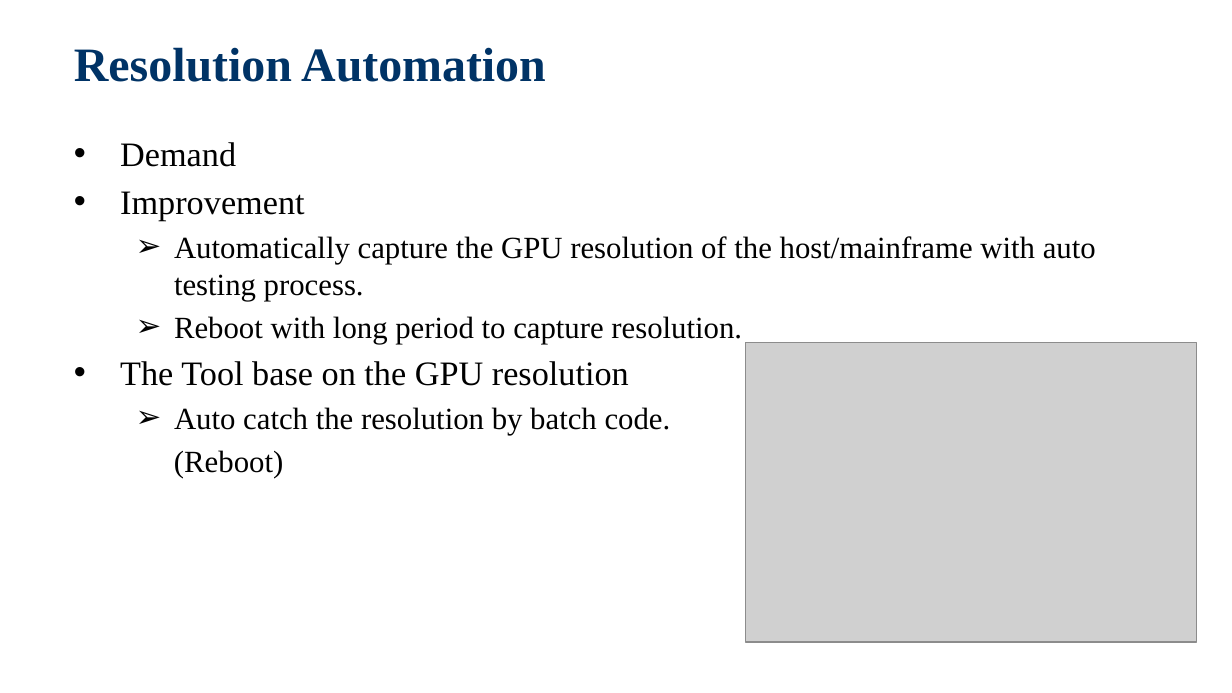
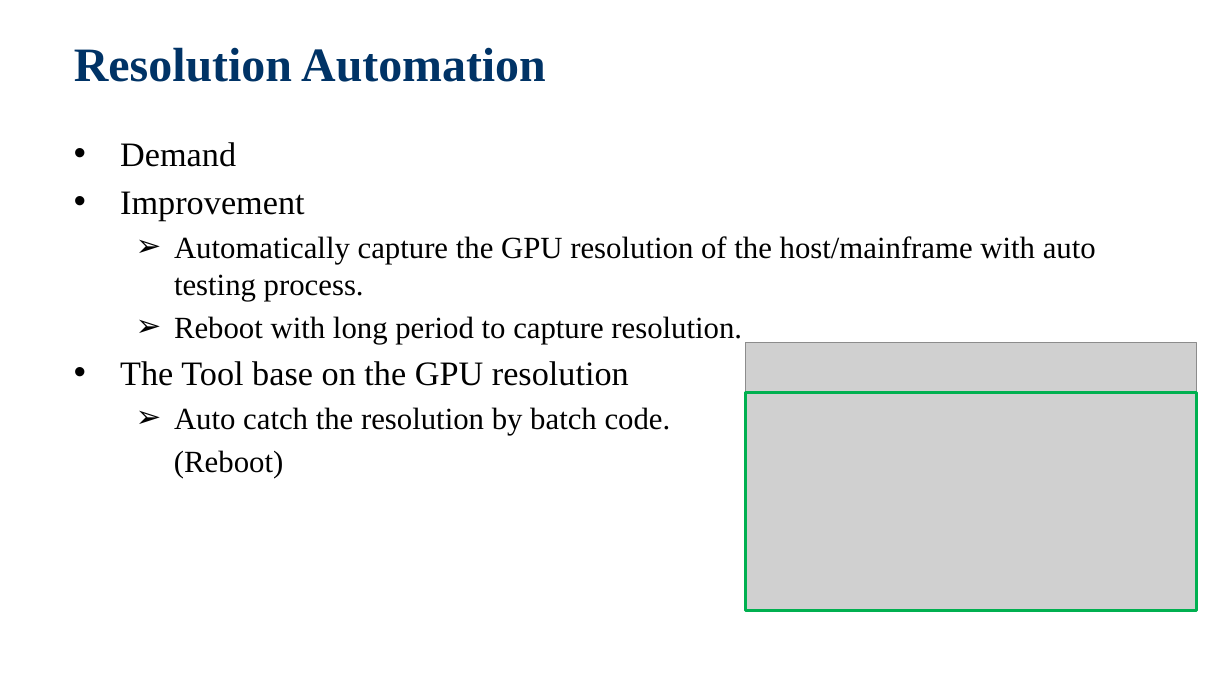
Before and after one commit to jackiejay888/automation, a slide deck: slide 23 of kpi/Automation Testing_Demo/Automation Testing_20200311.pptx. Drawn at 1232x693 pixels with LibreOffice and Linux fonts; fonts in the diff are those of the drawing; grey boxes stand for pictures; background and template pictures are left out. Boxes give left, top, right and bottom in pixels: in the first picture for what was removed or moved away, otherwise in the second. Text is boxed around its words. In the diff, an @@ line names an element or a change of style, - is before the commit and + after.

Commit message:
Modify the Automation Testing_Demo

```diff
--- a/kpi/Automation Testing_Demo/Automation Testing_20200311.pptx
+++ b/kpi/Automation Testing_Demo/Automation Testing_20200311.pptx
@@ picture: place and size @@
-picture at (745, 342, 1196, 642)
+picture at (745, 342, 1196, 611)
@@ rectangle added at (745, 393, 1196, 611), outline #00B050 2 pt @@
```
Also in this commit, not shown: 14 other slides changed, 1 slide removed.
